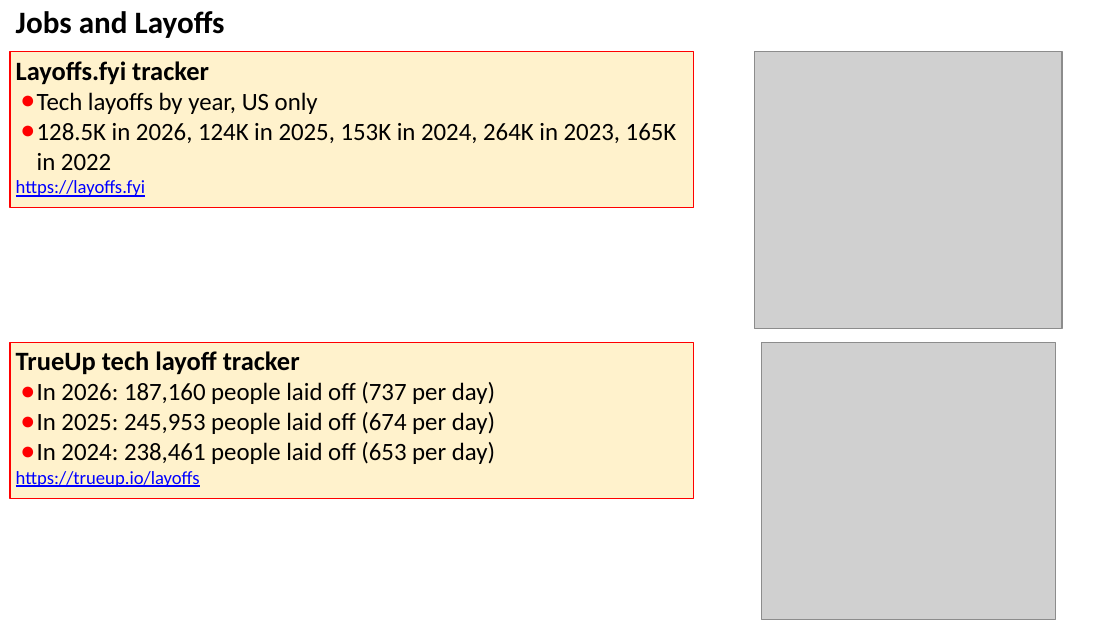
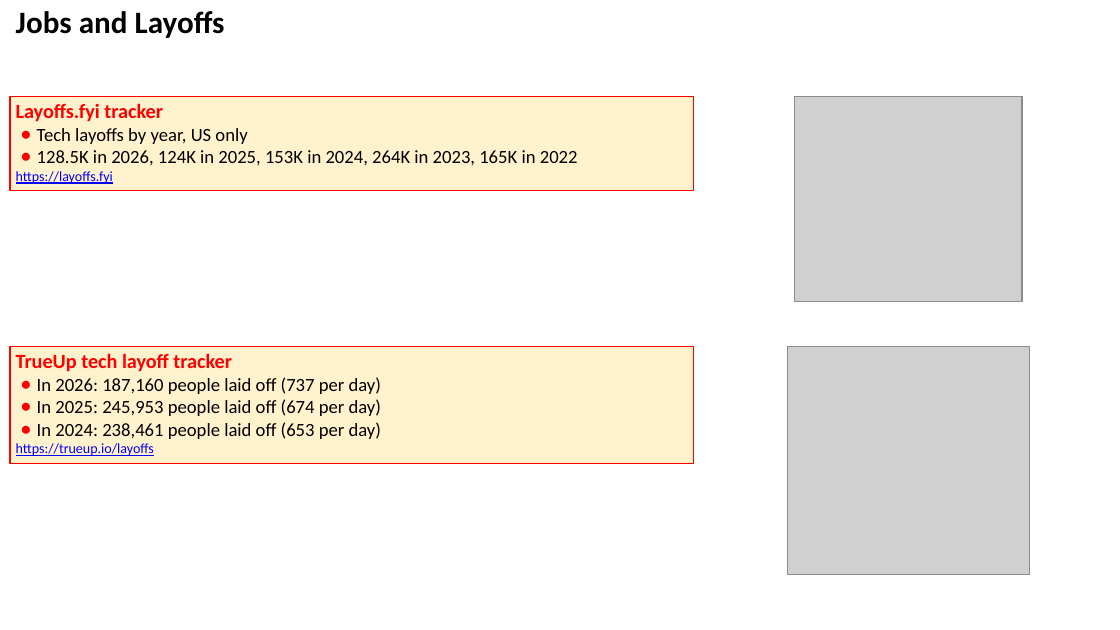
Before and after one commit to lselector/seminar, a slide deck: slide 9 of work/2026-09-18-AI-News-generated.pptx. Drawn at 1120x630 pixels with LibreOffice and Linux fonts; fonts in the diff are those of the drawing; grey boxes stand for pictures. Boxes give left, top, right and bottom in pixels: in the first picture for what was removed or moved away, otherwise in the second. Text is boxed around its words. In the diff, an @@ line names an element or a change of style, - is before the commit and + after.

```diff
--- a/work/2026-09-18-AI-News-generated.pptx
+++ b/work/2026-09-18-AI-News-generated.pptx
@@ rectangle "Layoffs.fyi tracker": place and size @@
-rectangle "Layoffs.fyi tracker" at (10,52,693,207)
+rectangle "Layoffs.fyi tracker" at (10,96,693,190)
@@ rectangle "Layoffs.fyi tracker" at (10,96,693,190): size 17 to 13 pt, text colour #000000 to #FF0000 in "Layoffs.fyi tracker"; size 16 to 12 pt in "Tech layoffs by year, US only", "128.5K in 2026, 124K in 2025, 153K ..."; size 12 to 9 pt in "https://layoffs.fyi" @@
@@ picture: place and size @@
-picture at (755,52,1062,329)
+picture at (794,96,1021,301)
@@ rectangle "TrueUp tech layoff tracker": place and size @@
-rectangle "TrueUp tech layoff tracker" at (10,343,693,498)
+rectangle "TrueUp tech layoff tracker" at (10,346,693,464)
@@ rectangle "TrueUp tech layoff tracker" at (10,346,693,464): size 17 to 13 pt, text colour #000000 to #FF0000 in "TrueUp tech layoff tracker"; size 16 to 12 pt in "In 2026: 187,160 people laid off (737 ...", "In 2025: 245,953 people laid off (674 ...", "In 2024: 238,461 people laid off (653 ..."; size 12 to 9 pt in "https://trueup.io/layoffs" @@
@@ picture: place and size @@
-picture at (762,343,1056,620)
+picture at (787,346,1029,575)
```
Also in this commit, not shown: 10 other slides changed, 27 other files.
